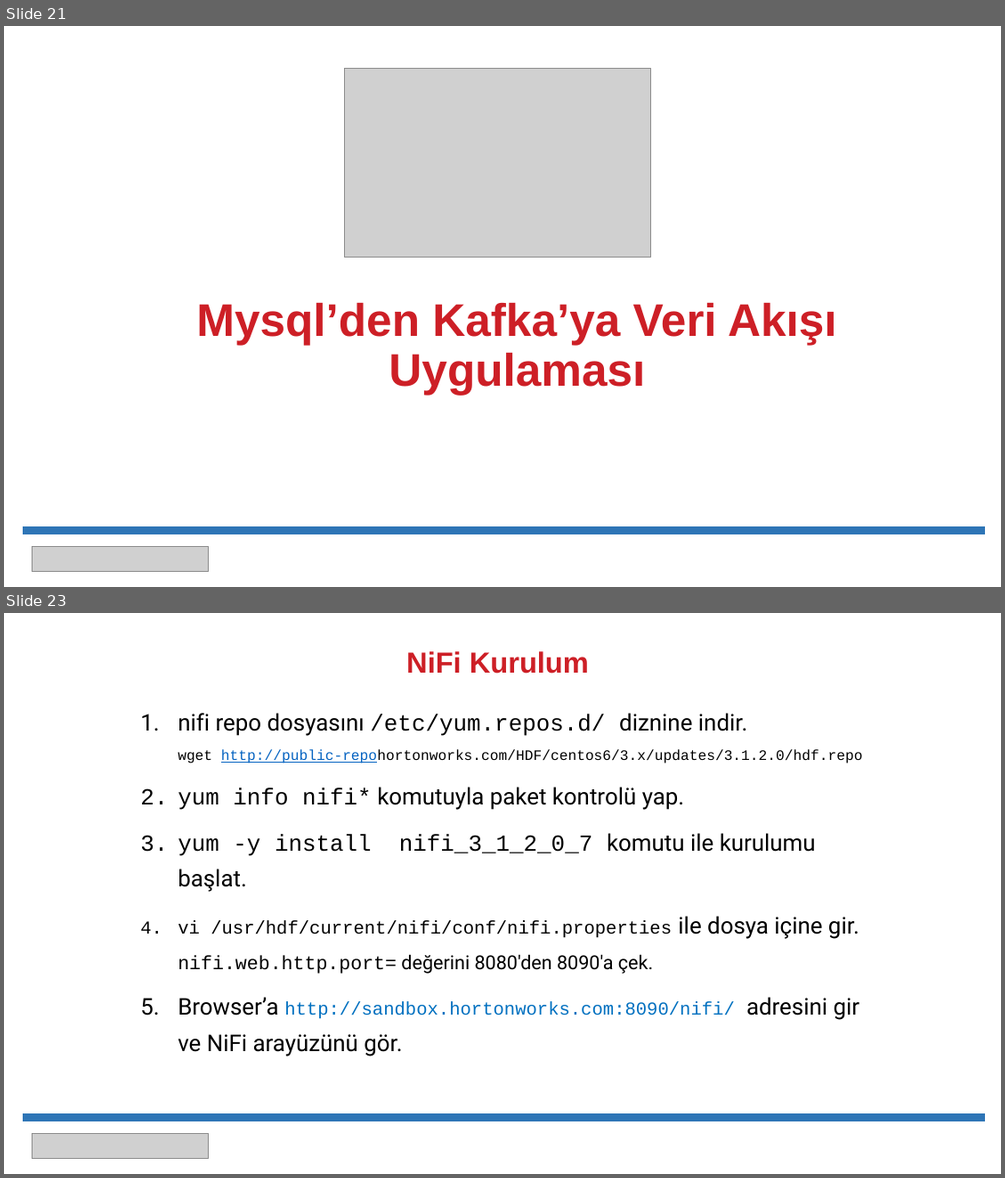
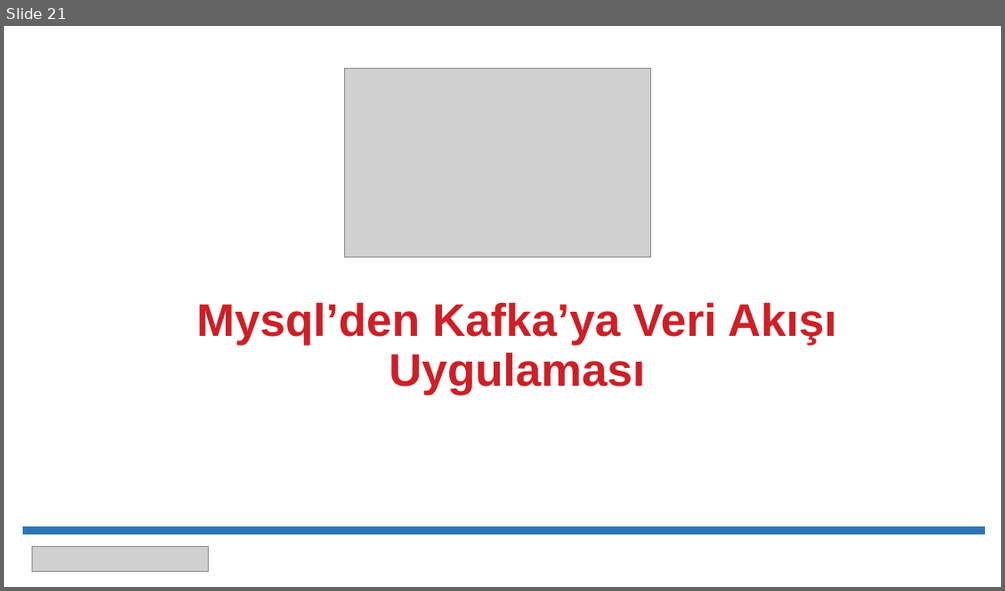
Before and after one commit to erkansirin78/hadoop-spark-for-developers, a slide deck: 12_Apache_Nifi/01_Apache_Nifi.pptx. Shown one above the other, each under a label of ours: slides 21 and 23 before the commit, slide 21 after it; the slides between them are not shown. The pictures are 1005x1178 and 1005x591 pixels, drawn with LibreOffice and Linux fonts; fonts in the diff are those of the drawing; grey boxes stand for pictures. Boxes give left, top, right and bottom in pixels: in the first picture for what was removed or moved away, otherwise in the second. Text is boxed around its words. In the diff, an @@ line names an element or a change of style, - is before the commit and + after.

```diff
--- a/12_Apache_Nifi/01_Apache_Nifi.pptx
+++ b/12_Apache_Nifi/01_Apache_Nifi.pptx
@@ slide 23 removed at [4,613,1001,1174], background #FFFFFF @@
@@ title removed at [406,651,589,674] @@
-NiFi Kurulum
@@ text removed at [140,713,862,1020] @@
-1. nifi repo dosyasını /etc/yum.repos.d/ diznine indir.
-  wget http://public-repohortonworks.com/HDF/centos6/3.x/updates/3.1.2.0/hdf.repo
-2. yum info nifi* komutuyla paket kontrolü yap.
-3. yum -y install nifi_3_1_2_0_7 komutu ile kurulumu başlat.
-4. vi /usr/hdf/current/nifi/conf/nifi.properties ile dosya içine gir.
-  nifi.web.http.port= değerini 8080'den 8090'a çek.
-5. Browser’a http://sandbox.hortonworks.com:8090/nifi/ adresini gir ve NiFi arayüzünü gör.
@@ line removed from (23, 1117) to (985, 1117) @@
@@ picture removed at [32,1134,208,1159] @@
```
Also in this commit, not shown: 1 other slide removed, 3 other files.
